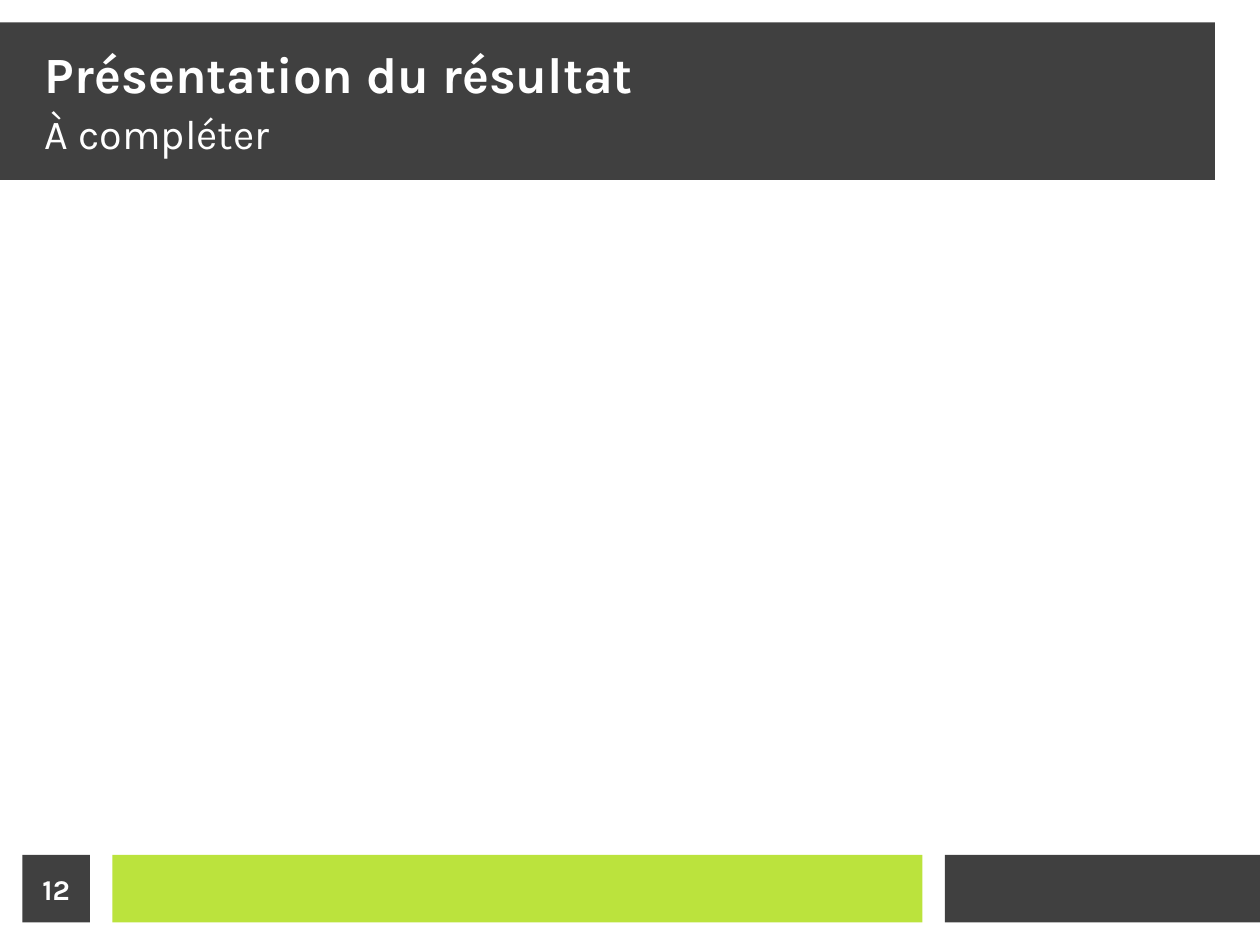
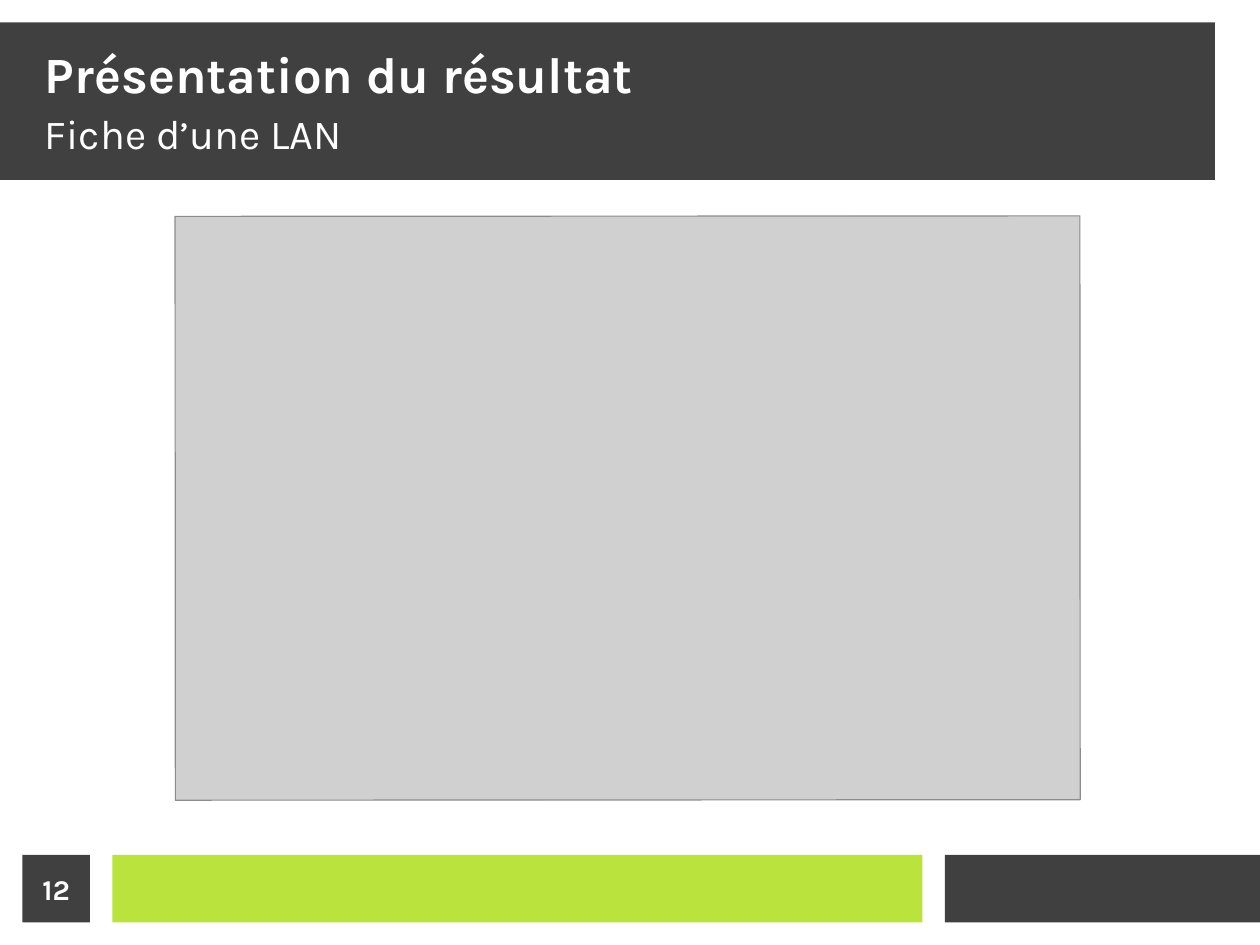
Before and after one commit to ViviSama02/LAN_Party, a slide deck: slide 12 of support_soutenance/soutenance.odp. Drawn at 1260x945 pixels with LibreOffice and Linux fonts; fonts in the diff are those of the drawing; grey boxes stand for pictures. Boxes give left, top, right and bottom in pixels: in the first picture for what was removed or moved away, otherwise in the second. Text is boxed around its words. In the diff, an @@ line names an element or a change of style, - is before the commit and + after.

```diff
--- a/support_soutenance/soutenance.odp
+++ b/support_soutenance/soutenance.odp
@@ title at bbox=[45, 120, 341, 150]: text changed @@
-À compléter
+Fiche d’une LAN
@@ picture added at bbox=[175, 216, 1080, 800] @@
```
Also in this commit, not shown: 2 slides added, 5 other files.
